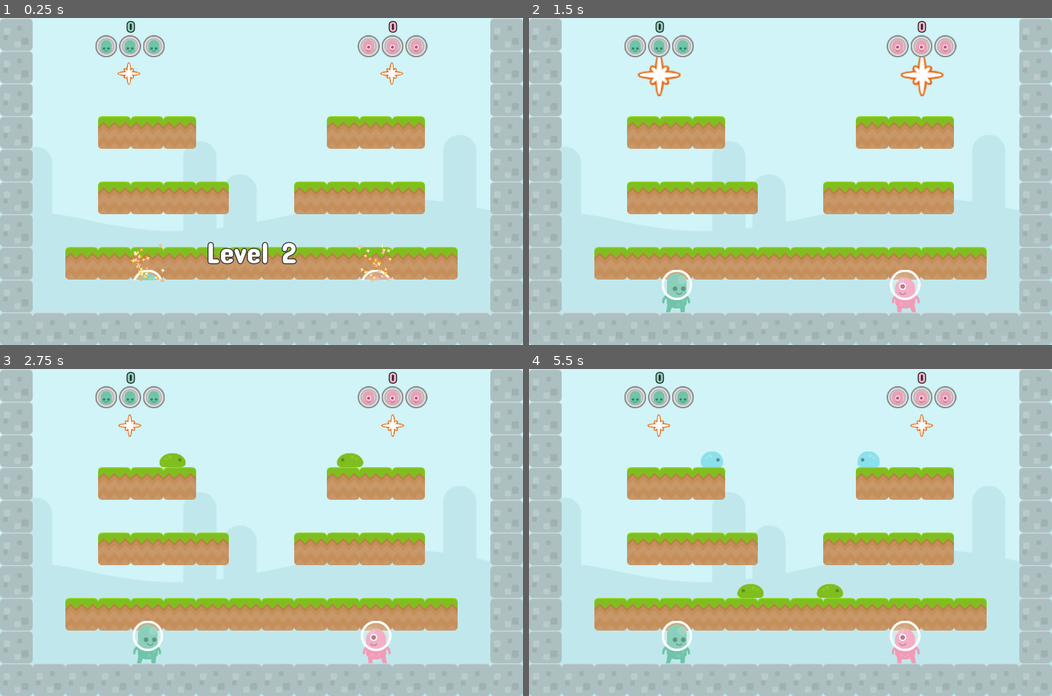
Above: before the commit, frames 1-4 (two rows, left to right).
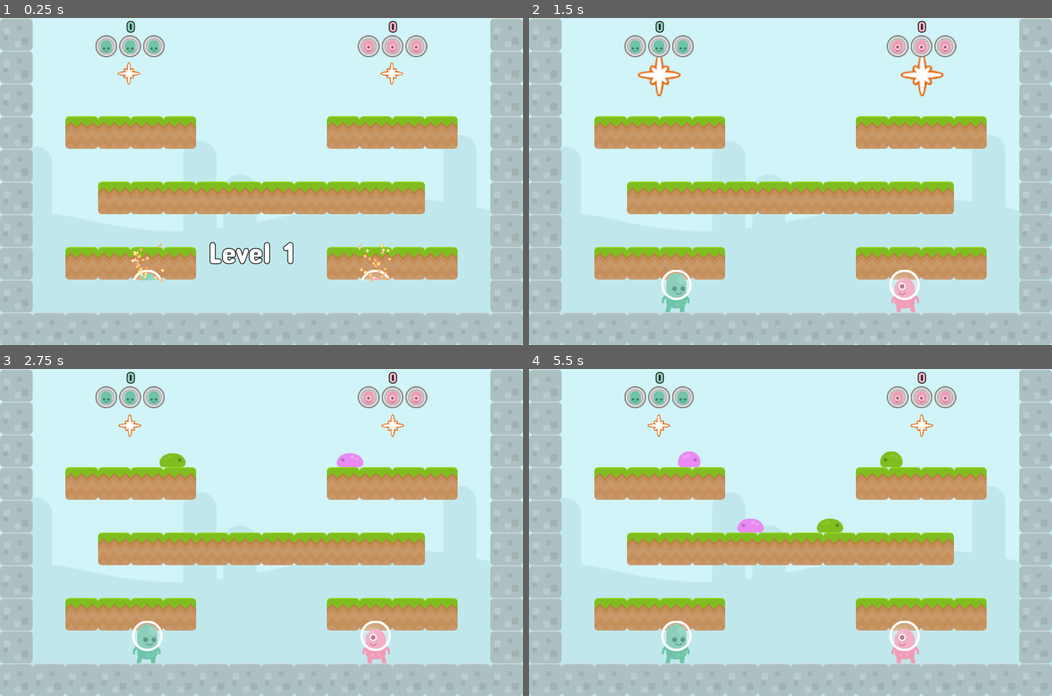
Above: after the commit, the same moments.

Repository: doctor-g/AltNaGaDeMon2021
Game: Godot game, scene res://World/World.tscn
The game is run twice, just before and just after one commit, with the same random seed, the same clock (stepped at 60 frames per second) and the same inputs.
Inputs:
- Up to frame 1 (0.25 s): no input
- Up to frame 2 (1.5 s): no input
- Up to frame 3 (2.75 s): no input
- Up to frame 4 (5.5 s): no input

The runs differ from the first frame. In frame 1, 5.1% of the frame differs, in the area x 12-88%, y 30-81%; in frame 2, 5.1%; in frame 3, 5.3%; in frame 4, 6.6%, in the area x 12-88%, y 25-90%.

Commit message:
Escalate difficulty as the game continues

Diff:
--- a/project/Enemies/Slime/PinkSlime.gd
+++ b/project/Enemies/Slime/PinkSlime.gd
@@ -2,10 +2,21 @@
 
 const _FIREBALL := preload("res://Enemies/Slime/Fireball.tscn")
 
-export var impulse := 280.0
+# Strength of fireball launch
+export var fireball_impulse := 280.0
+# Rate of fire
+export var fire_rate := 2.0
+# Increase in rate of fire per difficulty level (percent)
+export var fire_rate_increase := 0.33
+
 
 onready var _fireball_timer := $FireballTimer
 onready var _fireball_sound := $FireballSound
+
+func _ready():
+	_fireball_timer.wait_time = fire_rate - difficulty * fire_rate_increase
+	_fireball_timer.start()
+
 
 func _on_FireballTimer_timeout():
 	_fireball_sound.play()
@@ -15,7 +26,7 @@
 	fireball.set_as_toplevel(true)
 	var left := direction.x < 0
 	fireball.apply_impulse(Vector2.ZERO, \
-		Vector2(-1 if left else 1, -1).normalized()  * impulse)
+		Vector2(-1 if left else 1, -1).normalized()  * fireball_impulse)
 
 
 func _set_captured(value:bool)->void:
--- a/project/Enemies/Slime/PinkSlime.tscn
+++ b/project/Enemies/Slime/PinkSlime.tscn
@@ -69,7 +69,6 @@
 anims/captured = SubResource( 4 )
 
 [node name="FireballTimer" type="Timer" parent="."]
-wait_time = 2.0
 autostart = true
 
 [node name="FireballSound" type="AudioStreamPlayer" parent="."]
--- a/project/Enemies/Slime/Slime.gd
+++ b/project/Enemies/Slime/Slime.gd
@@ -5,7 +5,12 @@
 
 signal destroyed
 
-export var speed := 100
+export var speed := 100.0
+# Difficulty level. Starts at zero.
+export var difficulty := 0
+
+# Percent increase per difficulty level
+export var speed_increase := 0.25
 
 # Which direction is this thing moving
 export var direction := Vector2.LEFT
@@ -24,6 +29,9 @@
 onready var _anim_player := $AnimationPlayer
 
 func _ready():
+	# Increase the base speed based on difficulty
+	speed += speed * difficulty * speed_increase
+
 	# The slime defaults to facing left
 	_velocity.x = speed * direction.x
 
--- a/project/Player/Pawn/Pawn.tscn
+++ b/project/Player/Pawn/Pawn.tscn
@@ -221,6 +221,7 @@
 [node name="SpriteContainer" type="Node2D" parent="."]
 
 [node name="PawnSprite" parent="SpriteContainer" instance=ExtResource( 2 )]
+frame = 1
 
 [node name="ProjectileLaunchPoint" type="Node2D" parent="."]
 position = Vector2( 23, -31 )
--- a/project/Spawner/Spawner.gd
+++ b/project/Spawner/Spawner.gd
@@ -10,8 +10,9 @@
 
 onready var _anim_player := $AnimationPlayer
 
-func spawn(scene:PackedScene, facing_left:=true, last_enemy:=false):
+func spawn(scene:PackedScene, difficulty:int=0, facing_left:=true, last_enemy:=false):
 	_enemy = scene.instance()
+	_enemy.difficulty = difficulty
 	_enemy.global_position = global_position
 	_enemy.direction = Vector2.LEFT if facing_left else Vector2.RIGHT
 	# This will start the spawn anim, which at the right point,
--- a/project/World/Level.gd
+++ b/project/World/Level.gd
@@ -13,6 +13,9 @@
 signal game_over
 
 var players := []
+
+# A modifier to add to all the enemies.
+var difficulty := 0
 
 var _enemies := 0
 var _active_spawners := 0
@@ -63,7 +66,7 @@
 				var description := map[key] as Array
 				var direction : bool = (description[1] == _LEFT)
 				var is_last : bool = (i == number_of_entries-1)
-				_spawners[spawner_index].spawn(description[0], direction, is_last)
+				_spawners[spawner_index].spawn(description[0], difficulty, direction, is_last)
 
 
 func _get_spawner_data()->Array:
--- a/project/World/World.gd
+++ b/project/World/World.gd
@@ -4,11 +4,13 @@
 
 export var dance_duration := 2.0
 export var level_index := 0
-
+export var use_difficulty_override := false
+export var difficulty_override := 0
 
 var num_players := 2
 
 var _players := []
+var _difficulty := 0
 var _level_node : Node2D
 var _levels := [
 	load("res://World/Level00.tscn"),
@@ -37,6 +39,16 @@
 func _start_next_level():
 	var new_level : Node2D = _levels[level_index % _levels.size()].instance()
 	new_level.players = _players
+
+	# Either use the overridden difficulty (for testing levels) or compute
+	# the difficulty based on how many times we've gone through all the
+	# levels
+	if use_difficulty_override:
+		_difficulty = difficulty_override
+	else:
+		# warning-ignore:integer_division
+		_difficulty = level_index / _levels.size()
+	new_level.difficulty = _difficulty
 
 	# If there is an old level, fly in the new level, then remove the old level.
 	if _level_node:
--- a/project/World/World.tscn
+++ b/project/World/World.tscn
@@ -126,7 +126,6 @@
 "_edit_lock_": true,
 "_edit_use_anchors_": false
 }
-level_index = 1
 
 [node name="Background" type="Sprite" parent="."]
 position = Vector2( 520, 377 )
